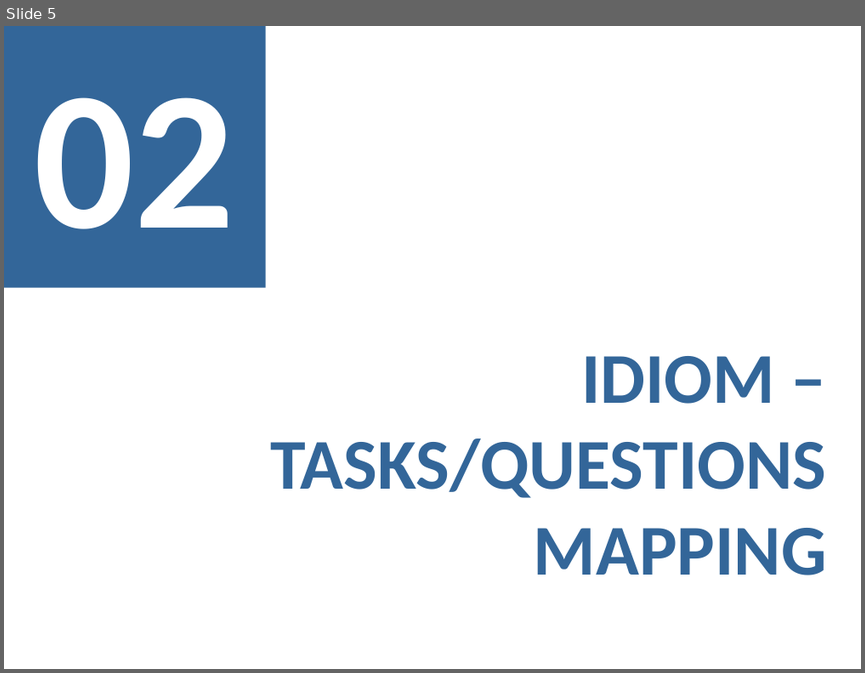
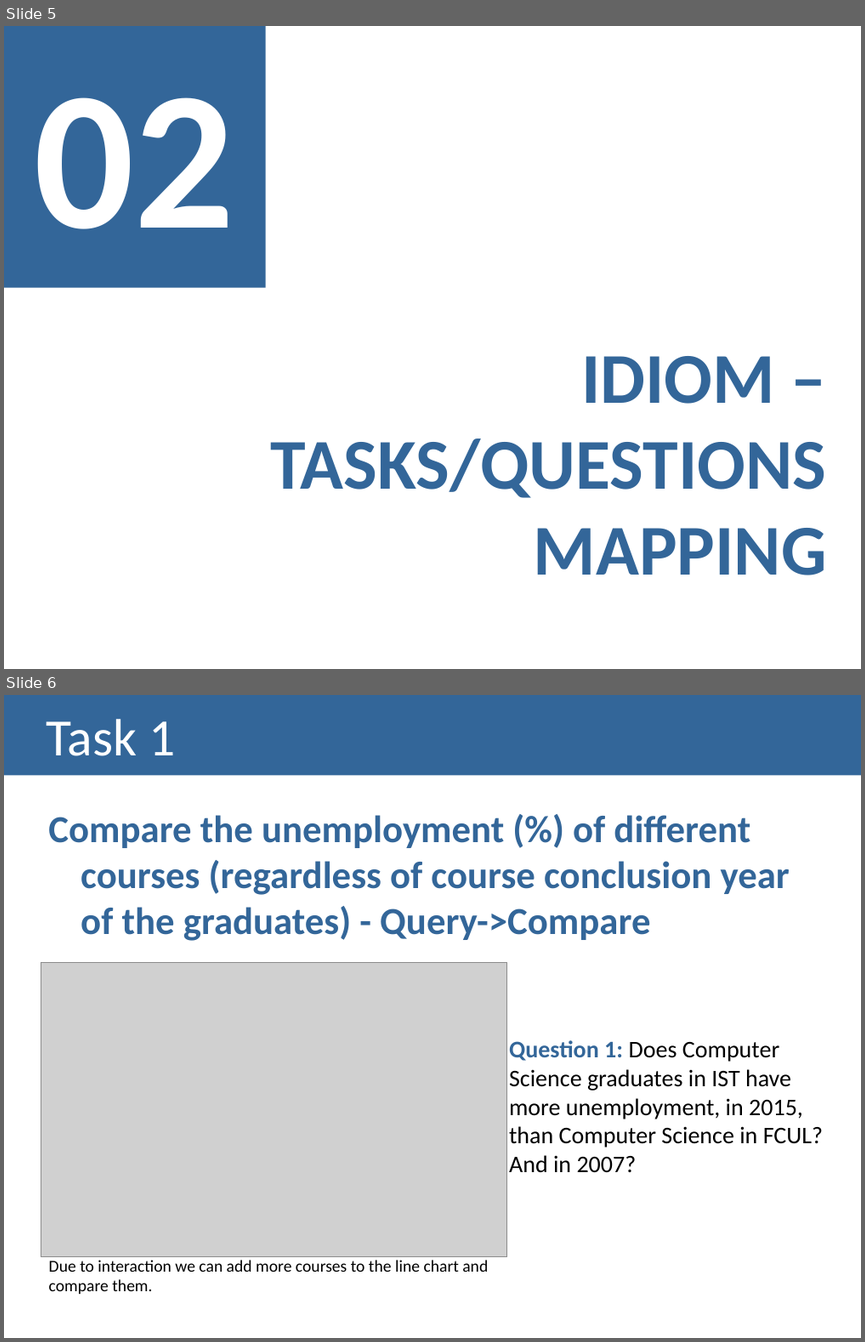
Before and after one commit to Strabox/Higher-Education-Unemployment-Portugal, a slide deck: III-Checkpoint/III-Checkpoint Presentation.pptx. Shown one above the other, each under a label of ours: slide 5 before the commit, slides 5 and 6 after it. The pictures are 865x673 and 865x1342 pixels, drawn with LibreOffice and Linux fonts; fonts in the diff are those of the drawing; grey boxes stand for pictures. Boxes give left, top, right and bottom in pixels: in the first picture for what was removed or moved away, otherwise in the second. Text is boxed around its words. In the diff, an @@ line names an element or a change of style, - is before the commit and + after.

```diff
--- a/III-Checkpoint/III-Checkpoint Presentation.pptx
+++ b/III-Checkpoint/III-Checkpoint Presentation.pptx
@@ slide 6 added at [4, 695, 861, 1338], background #FFFFFF @@
@@ title added at [4, 695, 861, 776], fill #336699, 44 pt, text #FFFFFF @@
+Task 1
@@ text added at [48, 815, 789, 941], 32 pt, text #336699, bold @@
+Compare the unemployment (%) of different courses (regardless of course conclusion year of the graduates) - Query->Compare
@@ picture added at [41, 962, 506, 1257] @@
@@ text added at [509, 1040, 823, 1173], 20 pt, text #000000 @@
+Question 1: Does Computer Science graduates in IST have more unemployment, in 2015, than Computer Science in FCUL? And in 2007?
@@ text added at [49, 1259, 488, 1293], 14 pt, text #000000 @@
+Due to interaction we can add more courses to the line chart and compare them.
```
Also in this commit, not shown: 1 slide changed, 4 other slides added, 3 slides removed.
